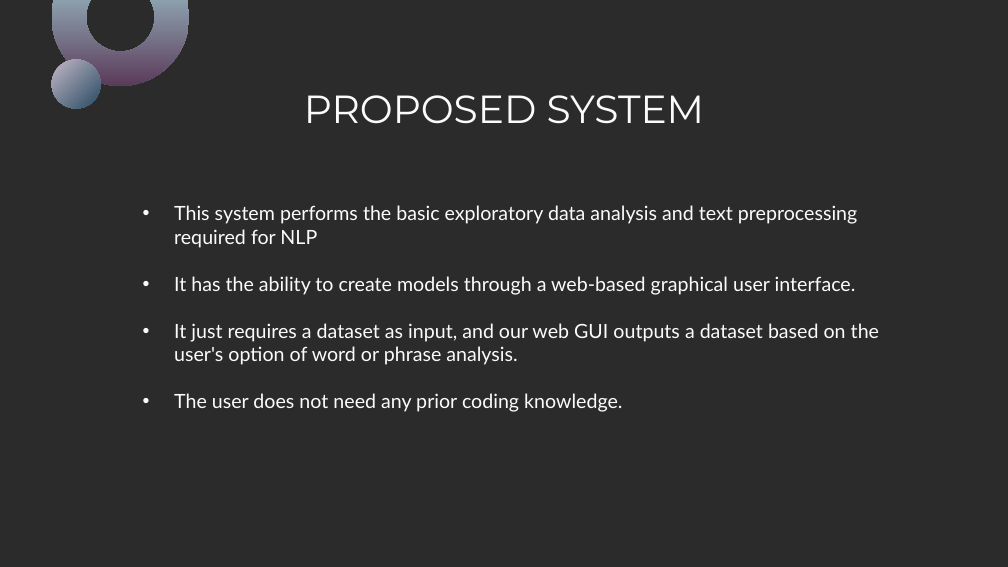
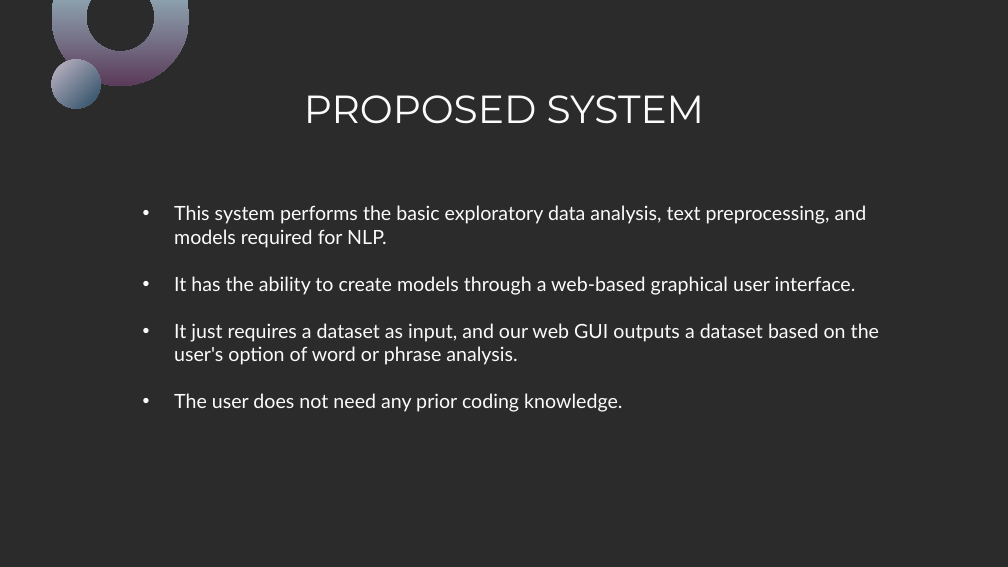
Before and after one commit to Naveen-004/NLP-assist, a slide deck: slide 10 of docs/NLP assist v5.pptx. Drawn at 1008x567 pixels with LibreOffice and Linux fonts; fonts in the diff are those of the drawing; background and template pictures are left out; a plain dark background stands for a picture behind light text. Boxes give left, top, right and bottom in pixels: in the first picture for what was removed or moved away, otherwise in the second. Text is boxed around its words. In the diff, an @@ line names an element or a change of style, - is before the commit and + after.

```diff
--- a/docs/NLP assist v5.pptx
+++ b/docs/NLP assist v5.pptx
@@ text at (x1=174, y1=205, x2=867, y2=248): text changed @@
-• This system performs the basic exploratory data analysis and text preprocessing required for NLP
+• This system performs the basic exploratory data analysis, text preprocessing, and models required for NLP.
```
Also in this commit, not shown: 5 other slides changed, 1 other file.
